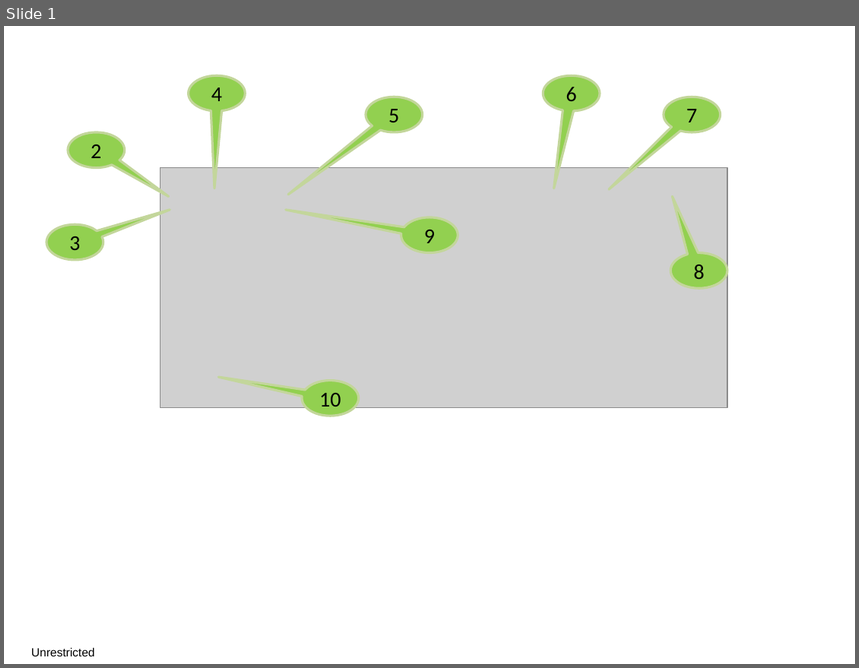
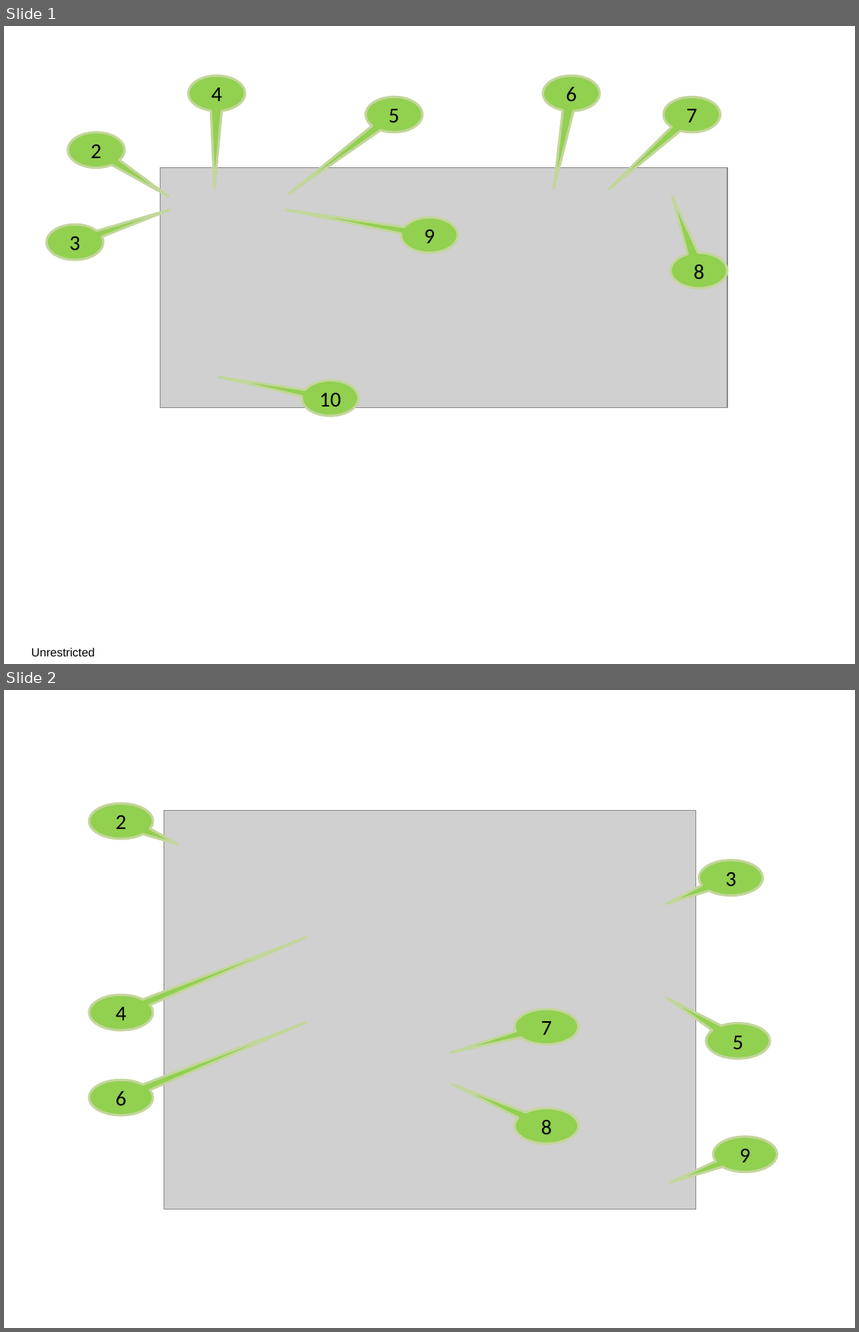
Before and after one commit to nachiappannk/Simplify, a slide deck: Simplify/Documentation/DocumentationImageSource.pptx. Shown one above the other, each under a label of ours: slide 1 before the commit, slides 1 and 2 after it. The pictures are 859x668 and 859x1332 pixels, drawn with LibreOffice and Linux fonts; fonts in the diff are those of the drawing; grey boxes stand for pictures. Boxes give left, top, right and bottom in pixels: in the first picture for what was removed or moved away, otherwise in the second. Text is boxed around its words. In the diff, an @@ line names an element or a change of style, - is before the commit and + after.

```diff
--- a/Simplify/Documentation/DocumentationImageSource.pptx
+++ b/Simplify/Documentation/DocumentationImageSource.pptx
@@ slide 2 added at (x1=4, y1=690, x2=855, y2=1328), background #FFFFFF @@
@@ speech bubble added at (x1=89, y1=803, x2=153, y2=839), fill #92D050, outline #C3D69B 2 pt, 18 pt, text #000000 @@
+2
@@ picture added at (x1=164, y1=810, x2=696, y2=1209) @@
@@ speech bubble added at (x1=699, y1=860, x2=763, y2=896), fill #92D050, outline #C3D69B 2 pt, 18 pt, text #000000 @@
+3
@@ speech bubble added at (x1=89, y1=995, x2=153, y2=1030), fill #92D050, outline #C3D69B 2 pt, 18 pt, text #000000 @@
+4
@@ speech bubble added at (x1=515, y1=1009, x2=579, y2=1045), fill #92D050, outline #C3D69B 2 pt, 18 pt, text #000000 @@
+7
@@ speech bubble added at (x1=706, y1=1024, x2=770, y2=1059), fill #92D050, outline #C3D69B 2 pt, 18 pt, text #000000 @@
+5
@@ speech bubble added at (x1=89, y1=1080, x2=153, y2=1116), fill #92D050, outline #C3D69B 2 pt, 18 pt, text #000000 @@
+6
@@ speech bubble added at (x1=515, y1=1109, x2=579, y2=1144), fill #92D050, outline #C3D69B 2 pt, 18 pt, text #000000 @@
+8
@@ speech bubble added at (x1=713, y1=1137, x2=777, y2=1173), fill #92D050, outline #C3D69B 2 pt, 18 pt, text #000000 @@
+9
```
Also in this commit, not shown: 1 other file.
